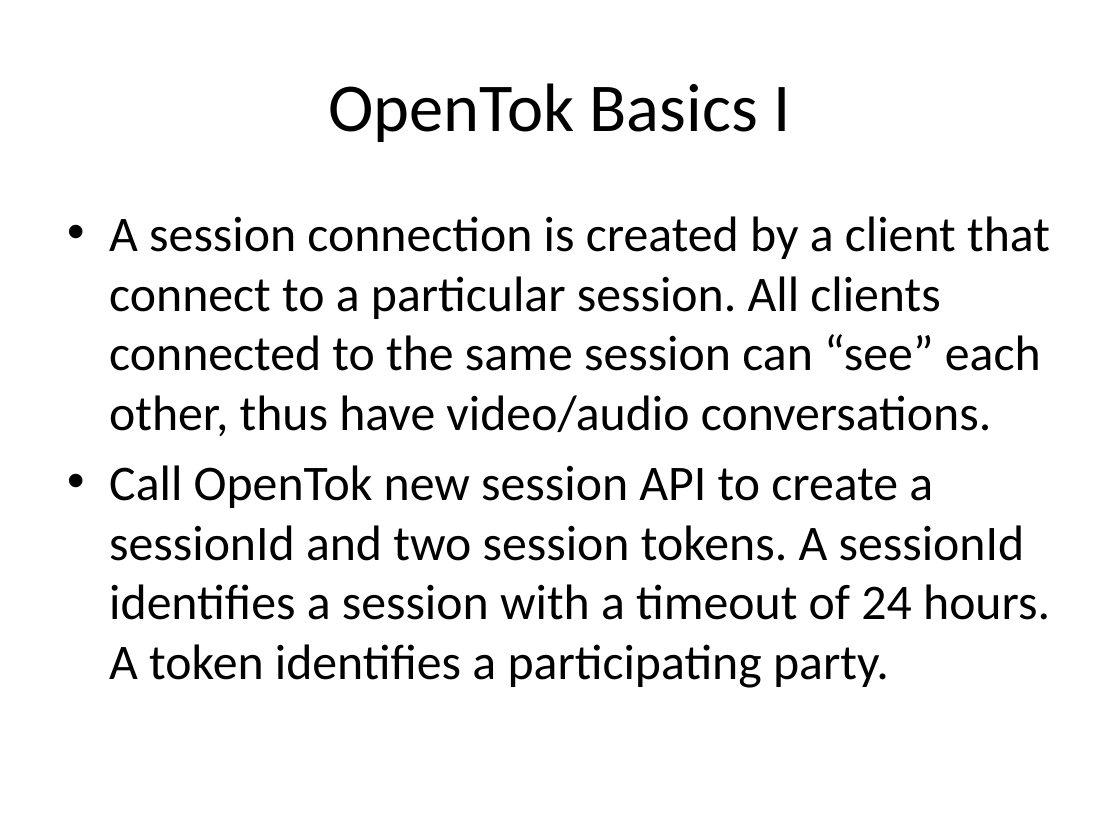
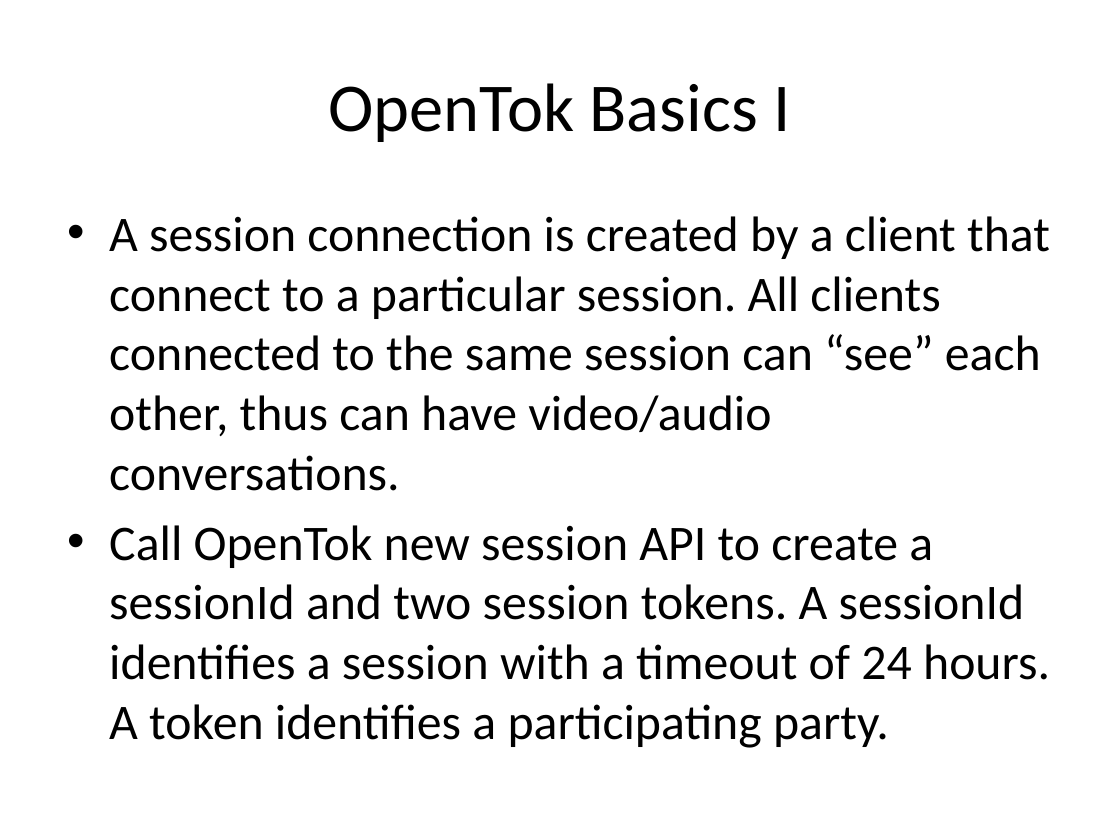
Before and after one commit to LukeZhao/misc, a slide deck: slide 2 of opentokvideofix/OpenTok Issues and Solutions.pptx. Drawn at 1120x840 pixels with LibreOffice and Linux fonts; fonts in the diff are those of the drawing. Boxes give left, top, right and bottom in pixels: in the first picture for what was removed or moved away, otherwise in the second. Text is boxed around its words. In the diff, an @@ line names an element or a change of style, - is before the commit and + after.

```diff
--- a/opentokvideofix/OpenTok Issues and Solutions.pptx
+++ b/opentokvideofix/OpenTok Issues and Solutions.pptx
@@ text at <box>109,216,1050,491</box>: text changed @@
-• A session connection is created by a client that connect to a particular session. All clients connected to the same session can “see” each other, thus have video/audio conversations.
+• A session connection is created by a client that connect to a particular session. All clients connected to the same session can “see” each other, thus can have video/audio conversations.
```
Also in this commit, not shown: 8 other slides changed.
